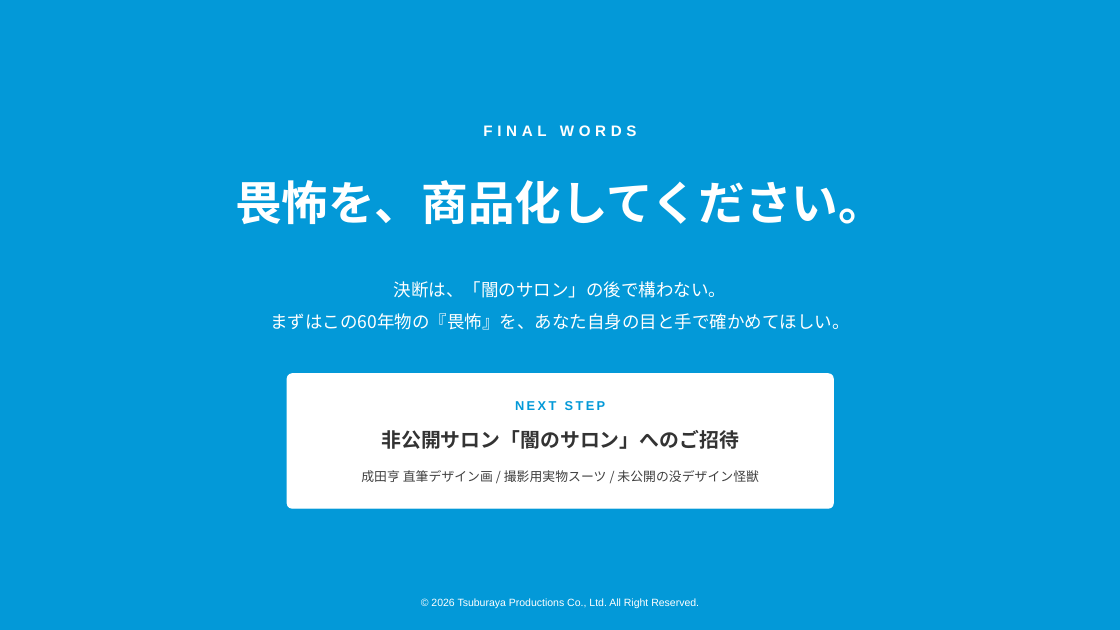
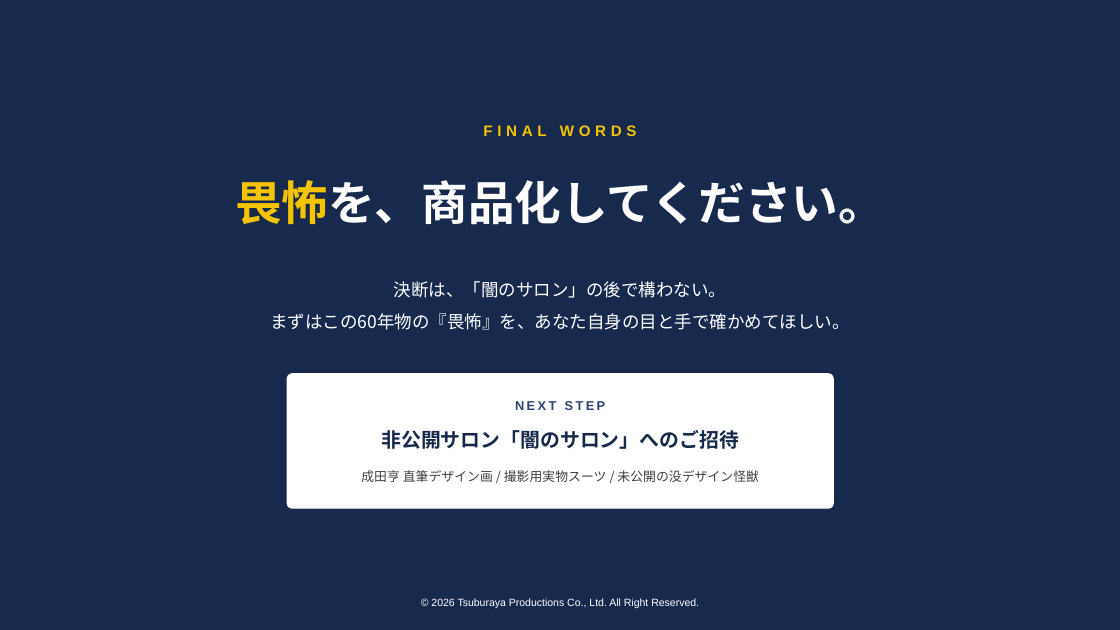
Before and after one commit to hayatoshintani-spe/kessho-lens, a slide deck: slide 15 of docs/proposals/水口博氏への最終提案_畏怖の商品化.pptx. Drawn at 1120x630 pixels with LibreOffice and Linux fonts; fonts in the diff are those of the drawing. Boxes give left, top, right and bottom in pixels: in the first picture for what was removed or moved away, otherwise in the second. Text is boxed around its words. In the diff, an @@ line names an element or a change of style, - is before the commit and + after.

```diff
--- a/docs/proposals/水口博氏への最終提案_畏怖の商品化.pptx
+++ b/docs/proposals/水口博氏への最終提案_畏怖の商品化.pptx
@@ background #0399D8 to #172A4D @@
@@ text "FINAL WORDS" at (483,125,637,136): text colour #FFFFFF to #F5C400 @@
@@ text "畏怖を、商品化してください。" at (235,180,885,225): text colour #FFFFFF to #F5C400 in "畏怖を、商品化してください。" @@
@@ text "NEXT STEP" at (515,401,606,410): text colour #0399D8 to #2E4470 @@
@@ text "非公開サロン「闇のサロン」へのご招待" at (381,430,739,449): text colour #333333 to #172A4D @@
```
Also in this commit, not shown: 14 other slides changed.
